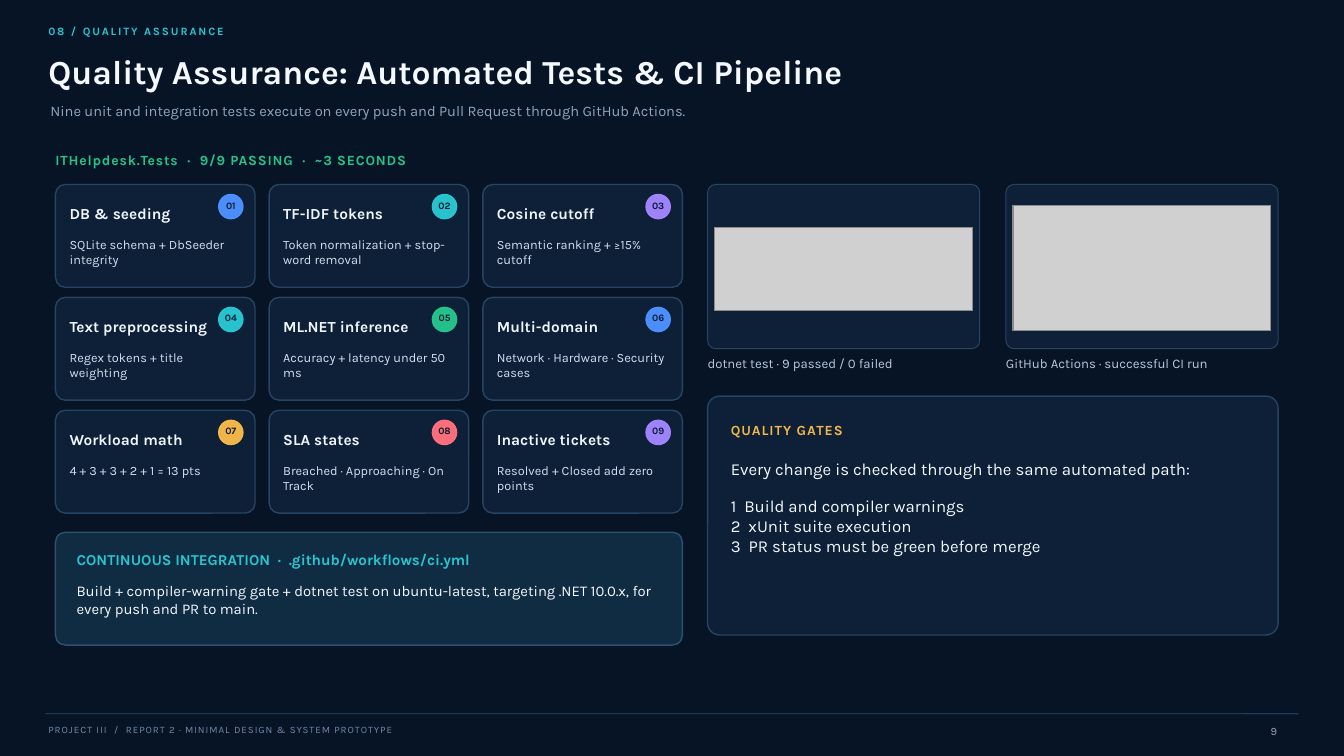
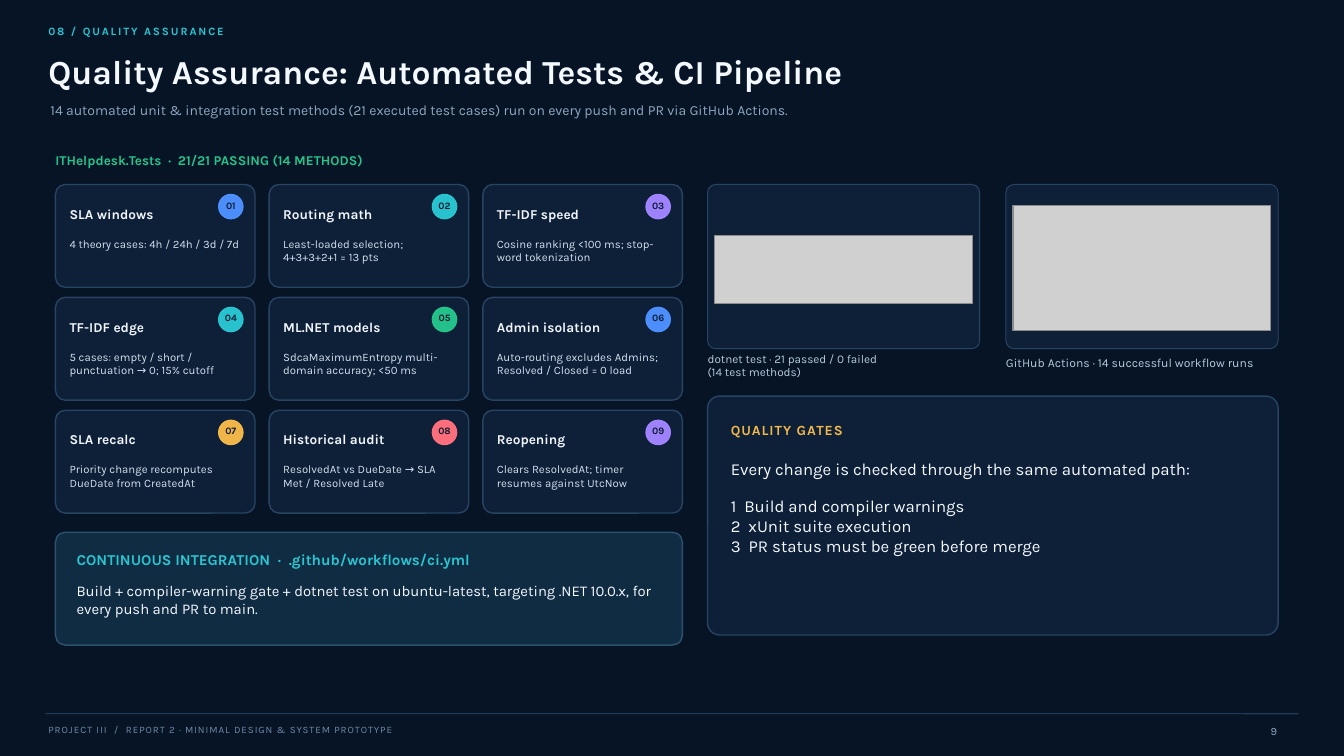
Before and after one commit to AlexandruCristianGeorgeSerban/IT-Helpdesk-Platform, a slide deck: slide 9 of Docs/Project 3 Tools/Report 2 - Intermediary/IT_Helpdesk_Report2_Intermediary.pptx. Drawn at 1344x756 pixels with LibreOffice and Linux fonts; fonts in the diff are those of the drawing; grey boxes stand for pictures. Boxes give left, top, right and bottom in pixels: in the first picture for what was removed or moved away, otherwise in the second. Text is boxed around its words. In the diff, an @@ line names an element or a change of style, - is before the commit and + after.

```diff
--- a/Docs/Project 3 Tools/Report 2 - Intermediary/IT_Helpdesk_Report2_Intermediary.pptx
+++ b/Docs/Project 3 Tools/Report 2 - Intermediary/IT_Helpdesk_Report2_Intermediary.pptx
@@ text at [50, 105, 787, 119]: text changed; size 10.5 to 10 pt @@
-Nine unit and integration tests execute on every push and Pull Request through GitHub Actions.
+14 automated unit & integration test methods (21 executed test cases) run on every push and PR via GitHub Actions.
@@ text at [55, 155, 363, 168]: text changed; size 10 to 9.6 pt @@
-ITHelpdesk.Tests · 9/9 PASSING · ~3 SECONDS
+ITHelpdesk.Tests · 21/21 PASSING (14 METHODS)
@@ text at [70, 209, 154, 219]: text changed; size 11 to 9.7 pt @@
-DB & seeding
+SLA windows
@@ text at [283, 209, 373, 223]: text changed; size 11 to 9.7 pt @@
-TF-IDF tokens
+Routing math
@@ text at [497, 209, 579, 223]: text changed; size 11 to 9.7 pt @@
-Cosine cutoff
+TF-IDF speed
@@ picture: place and size @@
-picture at [715, 228, 973, 311]
+picture at [715, 236, 973, 303]
@@ text at [70, 240, 239, 251]: text changed; size 9.1 to 8.1 pt @@
-SQLite schema + DbSeeder integrity
+4 theory cases: 4h / 24h / 3d / 7d
@@ text at [283, 240, 404, 264]: text changed; size 9.1 to 8.1 pt @@
-Token normalization + stop-word removal
+Least-loaded selection; 4+3+3+2+1 = 13 pts
@@ text at [497, 240, 653, 261]: text changed; size 9.1 to 8.1 pt @@
-Semantic ranking + ≥15% cutoff
+Cosine ranking <100 ms; stop-word tokenization
@@ text at [70, 322, 145, 336]: text changed; size 11 to 9.7 pt @@
-Text preprocessing
+TF-IDF edge
@@ text at [283, 322, 380, 332]: text changed; size 11 to 9.7 pt @@
-ML.NET inference
+ML.NET models
@@ text at [497, 322, 600, 332]: text changed; size 11 to 9.7 pt @@
-Multi-domain
+Admin isolation
@@ text at [70, 353, 214, 377]: text changed; size 9.1 to 8.1 pt @@
-Regex tokens + title weighting
+5 cases: empty / short / punctuation → 0; 15% cutoff
@@ text at [283, 353, 437, 377]: text changed; size 9.1 to 8.1 pt @@
-Accuracy + latency under 50 ms
+SdcaMaximumEntropy multi-domain accuracy; <50 ms
@@ text at [497, 353, 658, 374]: text changed; size 9.1 to 8.1 pt @@
-Network · Hardware · Security cases
+Auto-routing excludes Admins; Resolved / Closed = 0 load
@@ text at [708, 355, 877, 377]: text changed; size 9.4 to 8.4 pt @@
-dotnet test · 9 passed / 0 failed
+dotnet test · 21 passed / 0 failed
+(14 test methods)
@@ text at [1006, 358, 1254, 367]: text changed; size 9.4 to 8.7 pt @@
-GitHub Actions · successful CI run
+GitHub Actions · 14 successful workflow runs
@@ text at [70, 434, 136, 444]: text changed; size 11 to 9.7 pt @@
-Workload math
+SLA recalc
@@ text at [283, 434, 385, 444]: text changed; size 11 to 9.7 pt @@
-SLA states
+Historical audit
@@ text at [497, 434, 565, 448]: text changed; size 11 to 9.7 pt @@
-Inactive tickets
+Reopening
@@ text at [70, 465, 212, 487]: text changed; size 9.1 to 8.1 pt @@
-4 + 3 + 3 + 2 + 1 = 13 pts
+Priority change recomputes DueDate from CreatedAt
@@ text at [283, 465, 436, 487]: text changed; size 9.1 to 8.1 pt @@
-Breached · Approaching · On Track
+ResolvedAt vs DueDate → SLA Met / Resolved Late
@@ text at [497, 465, 627, 490]: text changed; size 9.1 to 8.1 pt @@
-Resolved + Closed add zero points
+Clears ResolvedAt; timer resumes against UtcNow
```
Also in this commit, not shown: 7 other slides changed, 1 other file.
